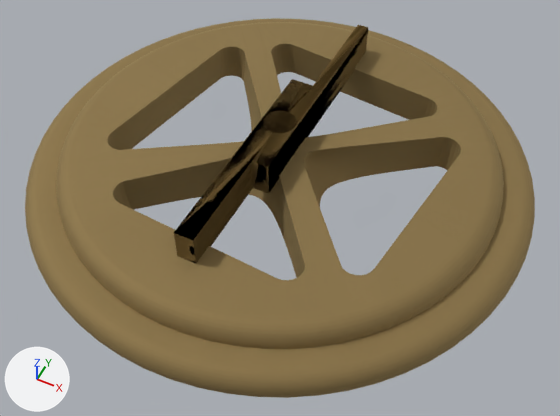
What one commit did to the glTF model Astrolábio/Astrolábio.gltf.
Both versions are drawn from a 50 mm camera at (0.0566, -0.1132, 0.2264) aimed at (0.0042, -0.0083, 0.0953). The axes (+X, +Y, +Z) are drawn at lower left. The lights are the same throughout. Where no turn or scale is listed for an object, it has been applied to the vertices.

In view in the first picture: 'Box & Sphere & Box 2 & Box 1', 'Tube & Cylinder & Cone 3 & Cone 2 & Cone 1 & Cone'.
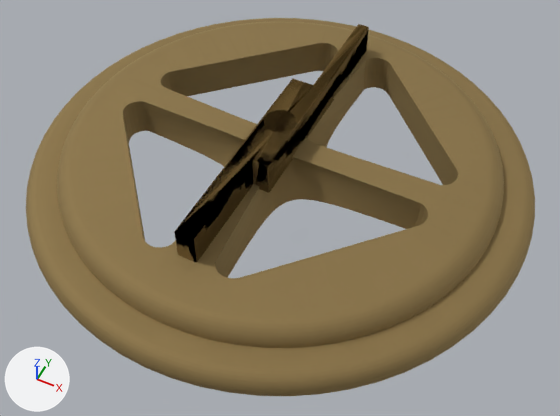
The change, as JSON lines over the scene's bpy script:
```json
{"op": "set", "path": "ob_box___sphere___box_2___box_1.location", "old": "(0.0, 0.0018, 0.1049)", "new": "(0.0, 0.0021, 0.1049)"}
{"op": "set", "path": "ob_tube___cylinder___cone_3___cone_2___cone_1___cone.location", "old": "(0.0, 0.0, 0.0945)", "new": "(0.0, 0.0003, 0.0945)"}
{"op": "set", "path": "ob_tube___cylinder___cone_3___cone_2___cone_1___cone.rotation_euler", "old": "(-1.571, 0.0, 0.0)", "new": "(-1.571, 0.0, 0.885)", "note": "degrees (-90, 0, 0) -> degrees (-90, 0, 51)"}
```

Location of each change, [x1, y1, x2, y2] in pixels of the pictures (560 x 416 px):
```json
{"object": "Tube & Cylinder & Cone 3 & Cone 2 & Cone 1 & Cone", "change": "moved, turned", "before": [25, 18, 535, 398], "after": [26, 18, 535, 396]}
{"object": "Box & Sphere & Box 2 & Box 1", "change": "moved", "before": [174, 25, 368, 264], "after": [174, 24, 369, 263]}
```
